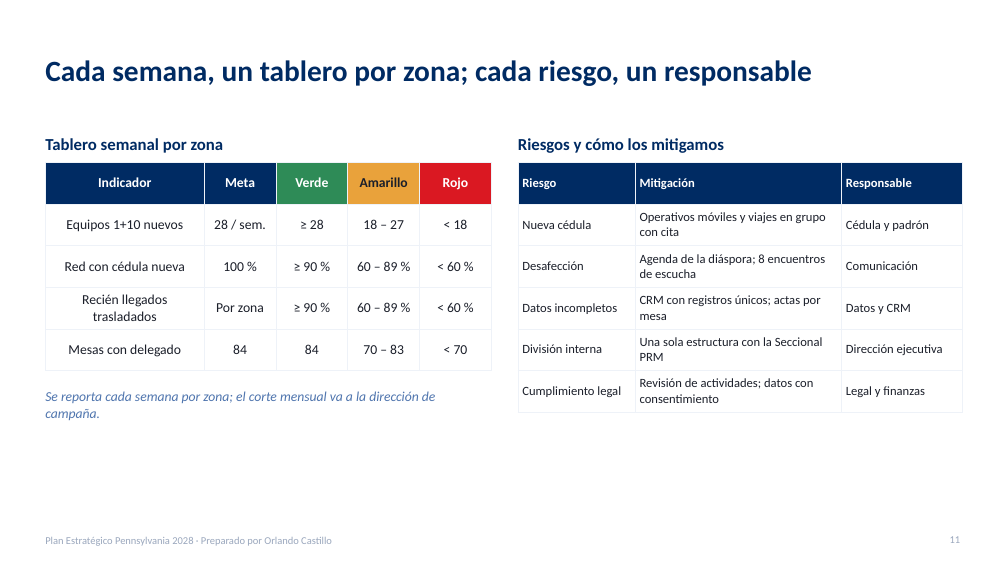
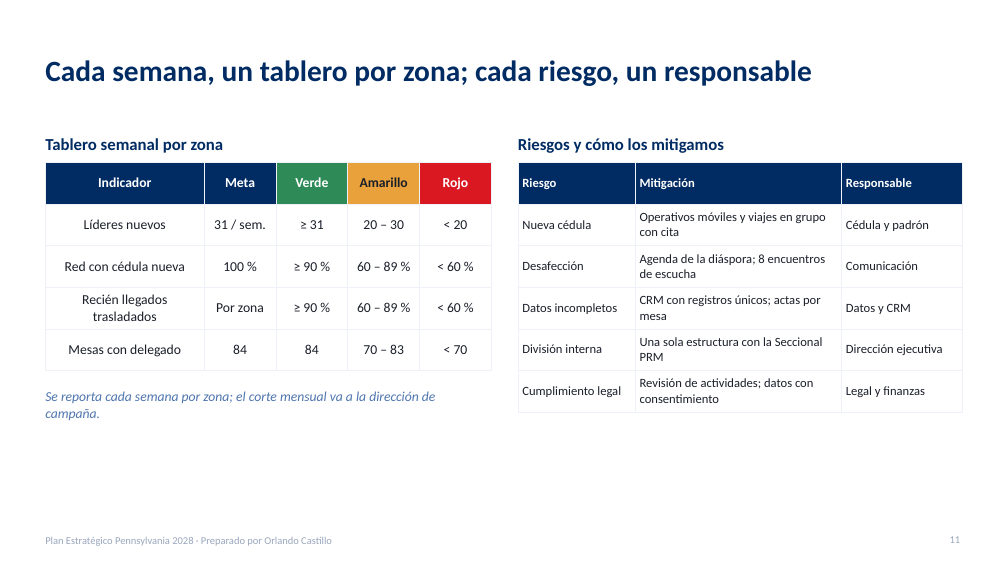
Before and after one commit to rcastillo9556/pdf-toolkit, a slide deck: slide 11 of presentaciones/Plan_Estrategico_Pennsylvania_2028.pptx. Drawn at 1008x567 pixels with LibreOffice and Linux fonts; fonts in the diff are those of the drawing. Boxes give left, top, right and bottom in pixels: in the first picture for what was removed or moved away, otherwise in the second. Text is boxed around its words. In the diff, an @@ line names an element or a change of style, - is before the commit and + after.

```diff
--- a/presentaciones/Plan_Estrategico_Pennsylvania_2028.pptx
+++ b/presentaciones/Plan_Estrategico_Pennsylvania_2028.pptx
@@ table at <box>45,163,492,361</box> @@
-row 2: Equipos 1+10 nuevos | 28 / sem. | ≥ 28 | 18 – 27 | < 18
+row 2: Líderes nuevos | 31 / sem. | ≥ 31 | 20 – 30 | < 20
```
Also in this commit, not shown: 4 other slides changed, 1 other file.
